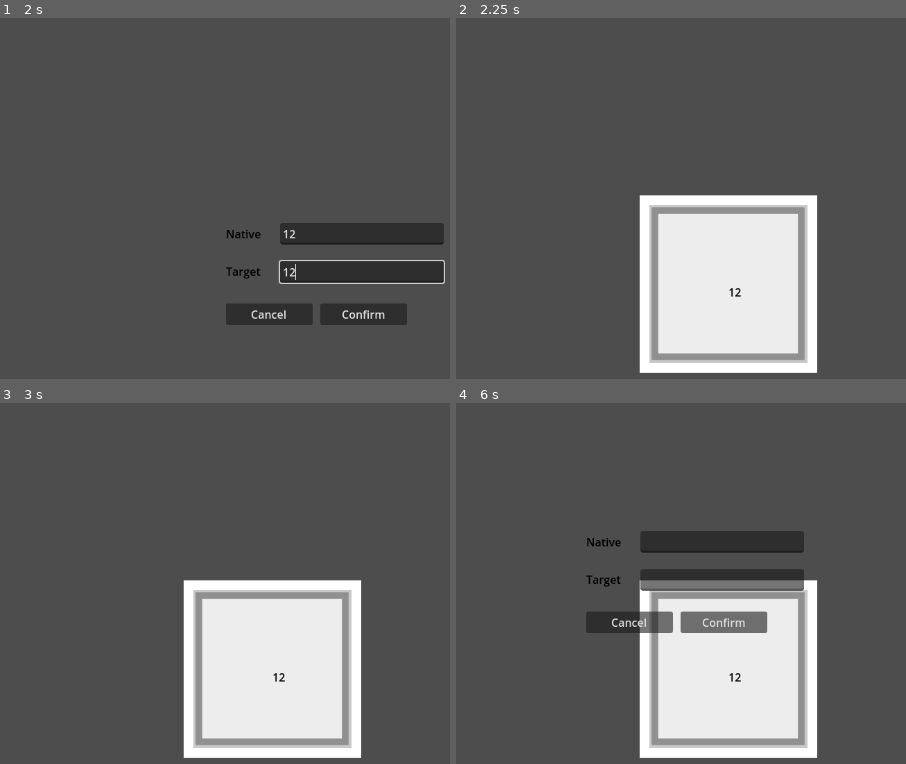
Above: before the commit, frames 1-4 (two rows, left to right).
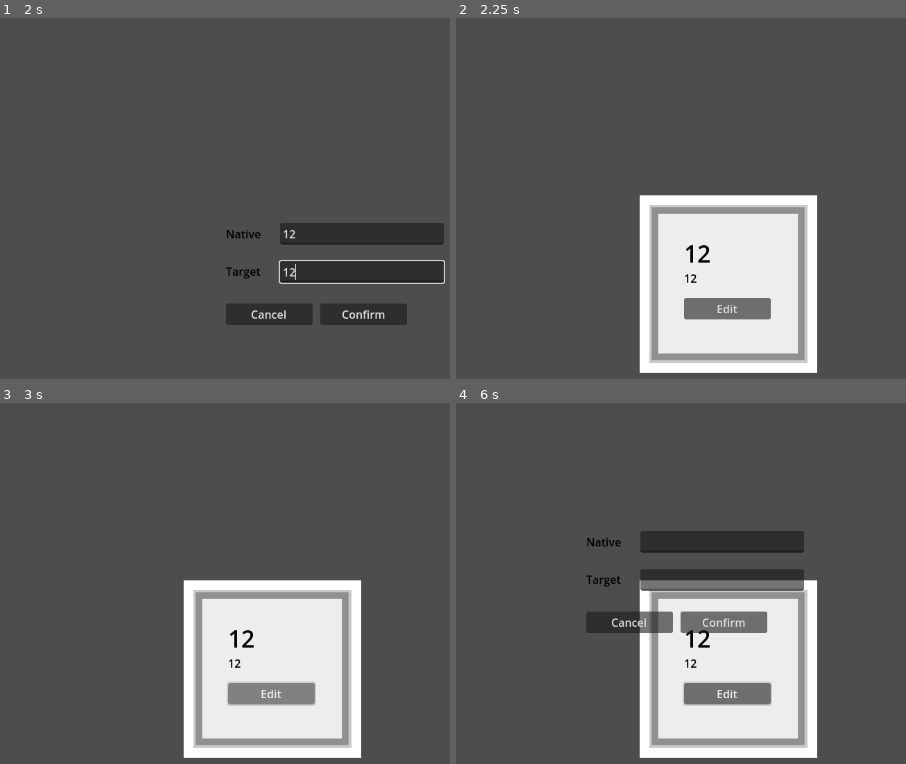
Above: after the commit, the same moments.

Repository: koljapluemer/vocab-city
Game: Godot game, scene res://scenes/map.tscn
Same seed, same stepped clock (60 frames per second), same inputs: the game is played once before the commit and once after it.
Inputs (mouse positions are in pixels of both pictures, inside the frame that each line leads up to):
- Up to frame 1 (2 s): tap Enter at 0.5 s; move the mouse to (225, 220) at 0.52 s; click (225, 220) at 0.6 s; click (360, 234) at 1.27 s; type "12" at 1.35 s; click (360, 270) at 1.5 s; type "12" at 1.58 s
- Up to frame 2 (2.25 s): click "Confirm" at 2 s
- Up to frame 3 (3 s): click (270, 695) at 2.75 s, where only the run after the commit has a clickable "Edit"
- Up to frame 4 (6 s): click (726, 695) at 3.5 s, where only the run after the commit has a clickable "Edit"; click (726, 695) at 4.25 s, where only the run after the commit has a clickable "Edit"; tap Space at 5 s; move the mouse to (outside the picture) at 5.02 s; right-click (outside the picture) at 5.1 s; tap Enter at 5.75 s; move the mouse to (586, 529) at 5.77 s; click (586, 529) at 5.85 s

Frame 1 is identical in both runs. In frame 2, 1.3% of the frame differs, in the area x 50-70%, y 62-84%; in frame 3, 1.5%; in frame 4, 1.5%, in the area x 50-71%, y 62-84%.

Commit message:
add mvp for actual vocab display on the tile

Diff:
--- a/scenes/map.gd
+++ b/scenes/map.gd
@@ -1,6 +1,6 @@
 extends TileMap
 
-var targetLabelPrefab = load("res://scenes/prefabs/TargetLabel.tscn")
+var prefabVocabUI = load("res://scenes/prefabs/InterfaceVocab.tscn")
 var dialogPrefab = load("res://scenes/prefabs/NewWordDialog.tscn")
 var vocabs = []
 
@@ -72,13 +72,15 @@
 		print("location occupied")
 		return
 
-	var targetLabel = targetLabelPrefab.instantiate()
+	var ui_obj = prefabVocabUI.instantiate()
 	var textPos = map_to_local(Vector2(x, y))
-	targetLabel.set_position(textPos)
-	targetLabel.text = target_word
-	add_child(targetLabel)
+	ui_obj.set_position(Vector2(textPos.x - 64, textPos.y - 100))
+	print("ui", ui_obj.name)
+	ui_obj.get_node("LabelTarget").text = target_word
+	ui_obj.get_node("LabelNative").text = native_word
+	add_child(ui_obj)
 
-	var vocab = Vocab.new(native_word, target_word, x, y, targetLabel)
+	var vocab = Vocab.new(native_word, target_word, x, y, ui_obj)
 	vocabs.append(vocab)
 
 	set_cell(0, Vector2(x, y), 0, Vector2(0,0))
--- /dev/null
+++ b/scenes/prefabs/InterfaceVocab.tscn
@@ -0,0 +1,24 @@
+[gd_scene format=3 uid="uid://c0n7gh4yekjco"]
+
+[node name="InterfaceVocab" type="Panel"]
+
+[node name="LabelNative" type="Label" parent="."]
+offset_top = 80.0
+offset_right = 51.0
+offset_bottom = 103.0
+theme_override_colors/font_color = Color(0, 0, 0, 1)
+text = "Native"
+
+[node name="LabelTarget" type="Label" parent="."]
+offset_top = 32.0
+offset_right = 106.0
+offset_bottom = 79.0
+theme_override_colors/font_color = Color(0, 0, 0, 1)
+theme_override_font_sizes/font_size = 34
+text = "Target"
+
+[node name="ButtonEdit" type="Button" parent="."]
+offset_top = 120.0
+offset_right = 125.0
+offset_bottom = 151.0
+text = "Edit"
--- a/scenes/prefabs/NewWordDialog.tscn
+++ b/scenes/prefabs/NewWordDialog.tscn
@@ -22,6 +22,7 @@
 offset_right = 51.0
 offset_bottom = 85.0
 theme_override_colors/font_color = Color(0, 0, 0, 1)
+theme_override_font_sizes/font_size = 0
 text = "Target"
 
 [node name="EditNative" type="LineEdit" parent="."]
--- a/scenes/prefabs/TargetLabel.tscn
+++ /dev/null
@@ -1,20 +0,0 @@
-[gd_scene format=3 uid="uid://dkbeb630gq4nb"]
-
-[node name="TargetLabel" type="RichTextLabel"]
-anchors_preset = 8
-anchor_left = 0.5
-anchor_top = 0.5
-anchor_right = 0.5
-anchor_bottom = 0.5
-offset_left = -156.5
-offset_top = -31.5
-offset_right = 156.5
-offset_bottom = 31.5
-grow_horizontal = 2
-grow_vertical = 2
-size_flags_horizontal = 4
-size_flags_vertical = 4
-theme_override_colors/default_color = Color(0.0196078, 0.0196078, 0.0196078, 1)
-bbcode_enabled = true
-text = "Test Word"
-fit_content = true
